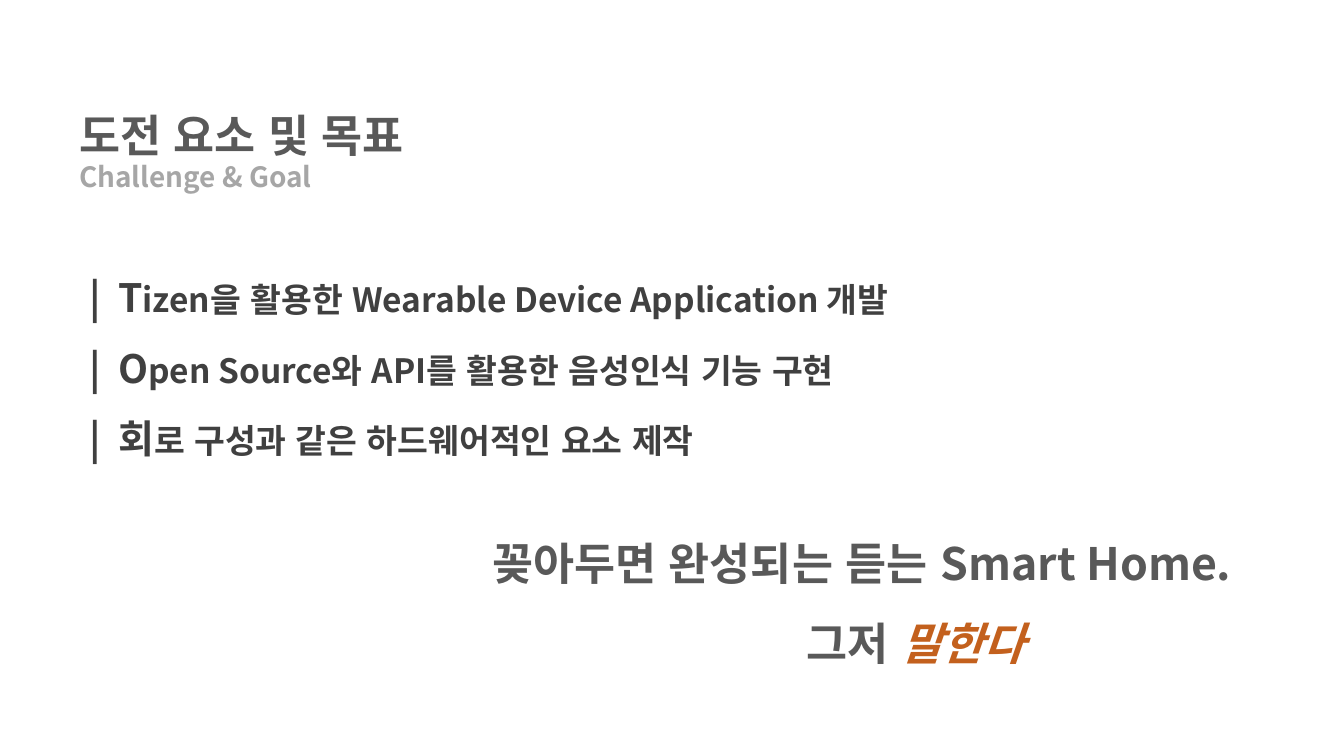
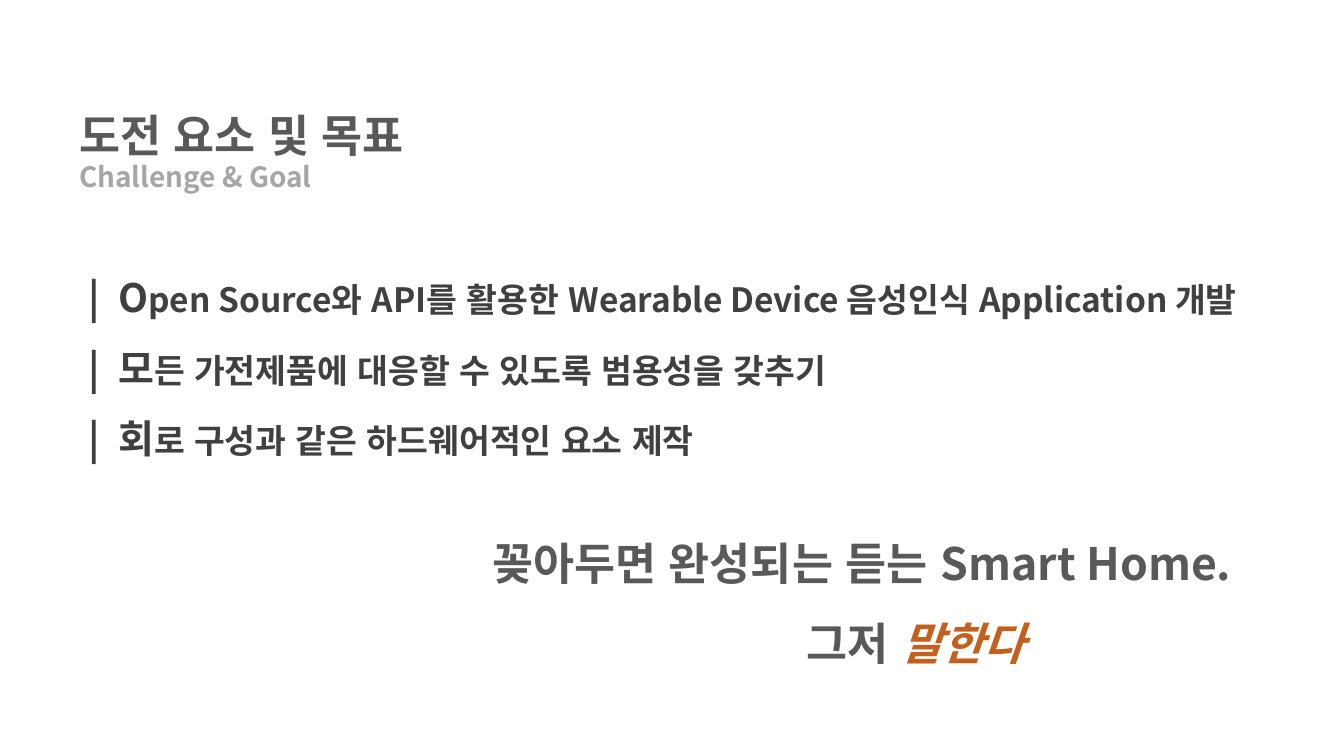
Before and after one commit to Ajou-masinda/Project_malhanda, a slide deck: slide 9 of Presentation/Concept_presentation.pptx. Drawn at 1344x751 pixels with LibreOffice and Linux fonts; fonts in the diff are those of the drawing; background and template pictures are left out. Boxes give left, top, right and bottom in pixels: in the first picture for what was removed or moved away, otherwise in the second. Text is boxed around its words. In the diff, an @@ line names an element or a change of style, - is before the commit and + after.

```diff
--- a/Presentation/Concept_presentation.pptx
+++ b/Presentation/Concept_presentation.pptx
@@ text at (118,283,1237,386): text changed @@
-| Tizen을 활용한 Wearable Device Application 개발
-| Open Source와 API를 활용한 음성인식 기능 구현
+| Open Source와 API를 활용한 Wearable Device 음성인식 Application 개발
+| 모든 가전제품에 대응할 수 있도록 범용성을 갖추기
```
Also in this commit, not shown: 2 other slides changed, 1 other file.
